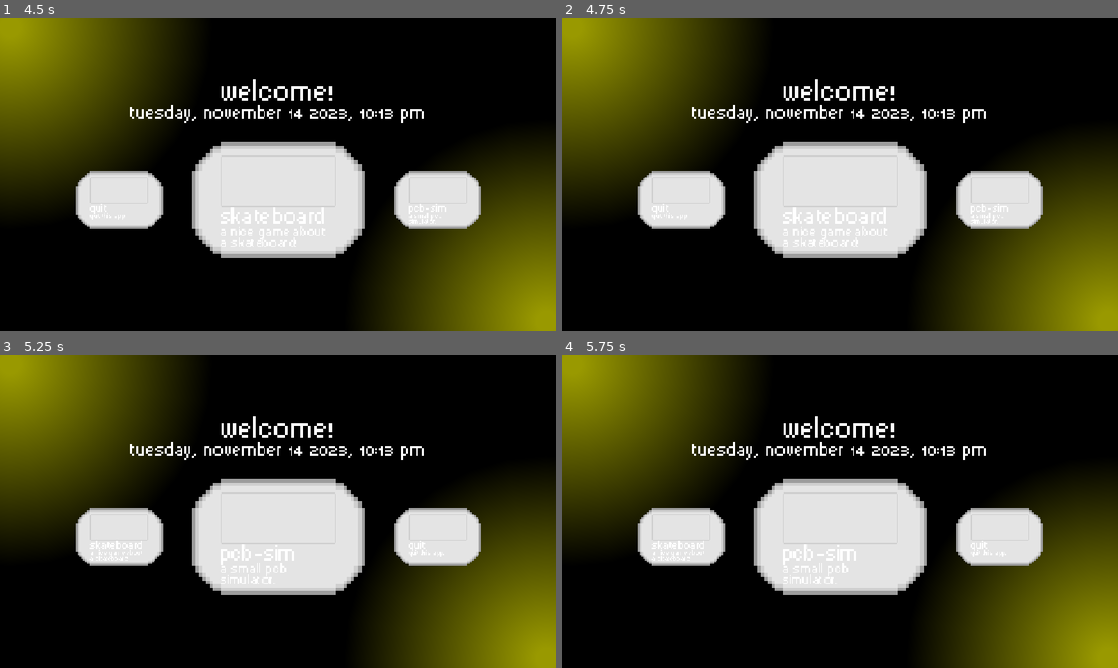
Above: before the commit, frames 1-4 (two rows, left to right).
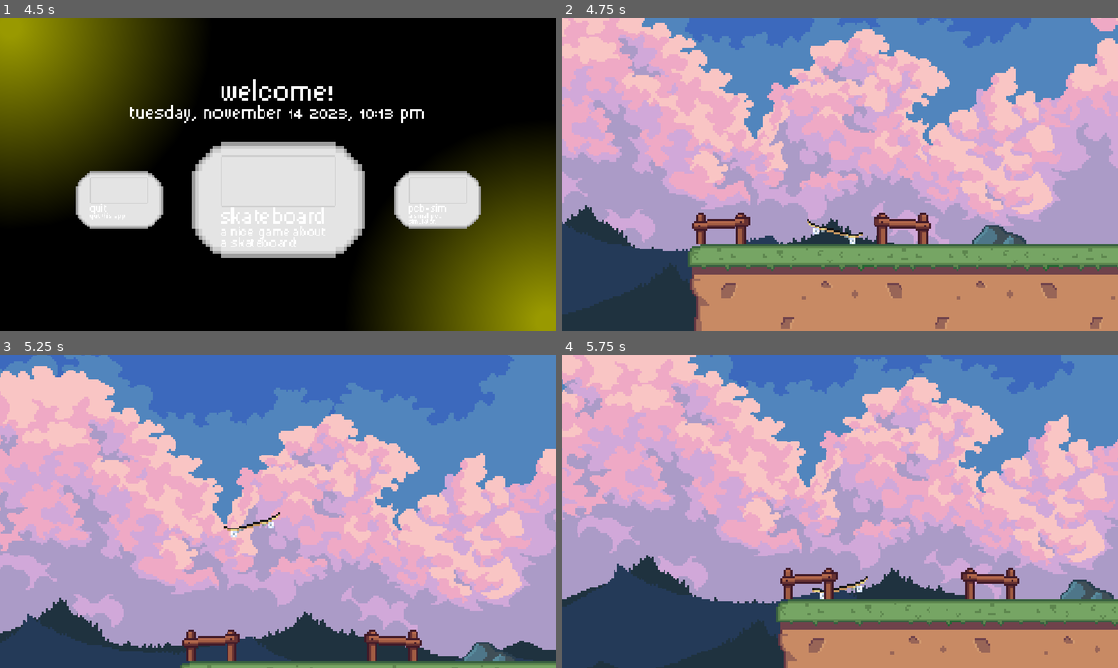
Above: after the commit, the same moments.

Repository: RafaeloxMC/giftbox
Game: Godot game, scene res://scenes/ui/loading.tscn
Two runs of this game, one before a commit and one after it. Both use one fixed random seed, a clock stepped at 60 frames per second and the inputs below.
Inputs (mouse positions are in pixels of both pictures, inside the frame that each line leads up to):
- Up to frame 1 (4.5 s): tap Enter (ui_accept) at 0.5, 0.6, 0.77, 1.07, 1.25, 1.52, 1.55, 1.82, 2, 2.3, 3.02, 3.05, 3.32, 3.5, 3.6, 3.77, 4.07, 4.25 s; hold Right (ui_right) 0.53-2.03 s; click (278, 174) at 0.67 s; move the mouse to (166, 190) at 1.27 s; click (166, 190) at 1.35 s; move the mouse to (333, 105) at 2.02 s; hold Left (ui_left) 2.03-2.78 s; tap Alt at 2.1 s; move the mouse to (278, 199) at 2.77 s; hold Right (ui_right) 2.78-4.28 s; tap Shift at 2.85 s; click (278, 199) at 2.92 s; move the mouse to (444, 221) at 3.52 s; move the mouse to (111, 127) at 4.27 s; hold Left (ui_left) from 4.28 s (still down); click (111, 127) at 4.35 s
- Up to frame 2 (4.75 s): keep holding Left (ui_left); tap Enter (ui_accept) at 4.52, 4.55 s
- Up to frame 3 (5.25 s): tap Enter (ui_accept) at 4.82 s; move the mouse to (305, 511) at 5.02 s; release Left (ui_left) at 5.03 s; hold Right (ui_right) from 5.03 s (still down); tap Alt at 5.1 s; click (305, 511) at 5.17 s
- Up to frame 4 (5.75 s): keep holding Right (ui_right); tap Enter (ui_accept) at 5.3 s

Frame 1 is identical in both runs. In frame 2, 100% of the frame differs, in the area x 0-100%, y 0-100%; in frame 3, 100%; in frame 4, 100%.

Commit message:
Add SceneManager

Diff:
--- a/project.godot
+++ b/project.godot
@@ -14,6 +14,10 @@
 run/main_scene="uid://bi0uvnu7iapm"
 config/features=PackedStringArray("4.5", "Forward Plus")
 config/icon="res://icon.svg"
+
+[autoload]
+
+SceneManager="*res://scenes/util/scene_manager.tscn"
 
 [display]
 
--- a/scenes/ui/menu_select.tscn
+++ b/scenes/ui/menu_select.tscn
@@ -7,7 +7,7 @@
 
 [sub_resource type="Resource" id="Resource_h73q7"]
 script = ExtResource("2_m3nub")
-id = "sb"
+id = "skateboard"
 name = "Skateboard"
 description = "A nice game about a skateboard!"
 metadata/_custom_type_script = "uid://lwryc76ybwlx"
--- /dev/null
+++ b/scenes/util/scene_manager.tscn
@@ -0,0 +1,14 @@
+[gd_scene load_steps=5 format=3 uid="uid://unvdjqteji2b"]
+
+[ext_resource type="Script" uid="uid://cwqvh5oyy5447" path="res://scripts/util/scene_manager.gd" id="1_eoq3a"]
+[ext_resource type="PackedScene" uid="uid://bi0uvnu7iapm" path="res://scenes/ui/loading.tscn" id="2_jrjor"]
+[ext_resource type="PackedScene" uid="uid://dm2fla8egxejn" path="res://scenes/ui/main_menu.tscn" id="3_70vva"]
+[ext_resource type="PackedScene" uid="uid://cb2t52je7n4no" path="res://scenes/skateboard_game.tscn" id="4_s4cqx"]
+
+[node name="SceneManager" type="Node"]
+script = ExtResource("1_eoq3a")
+scenes = Dictionary[String, PackedScene]({
+"loading": ExtResource("2_jrjor"),
+"main_menu": ExtResource("3_70vva"),
+"skateboard": ExtResource("4_s4cqx")
+})
--- a/scripts/ui/loading.gd
+++ b/scripts/ui/loading.gd
@@ -10,4 +10,4 @@
 		animation_player.play("switch_scene")
 
 func load_main_menu():
-	get_tree().change_scene_to_file("res://scenes/ui/main_menu.tscn")
+	SceneManager.load_scene("main_menu")
--- a/scripts/ui/menu_select.gd
+++ b/scripts/ui/menu_select.gd
@@ -56,4 +56,6 @@
 func submit() -> void:
 	if items[currently_selected].id == "q":
 		get_tree().quit()
+	else:
+		SceneManager.load_scene(items[currently_selected].id)
 	pass
--- /dev/null
+++ b/scripts/util/scene_manager.gd
@@ -0,0 +1,12 @@
+extends Node
+
+@export var scenes: Dictionary[String, PackedScene] = {}
+
+func load_scene(scene: String) -> void:
+	var packed = scenes.get(scene)
+	if not packed:
+		return
+	load_packed(packed)
+
+func load_packed(scene: PackedScene) -> void:
+	get_tree().change_scene_to_packed(scene)
Not shown, added: scripts/util/scene_manager.gd.uid
